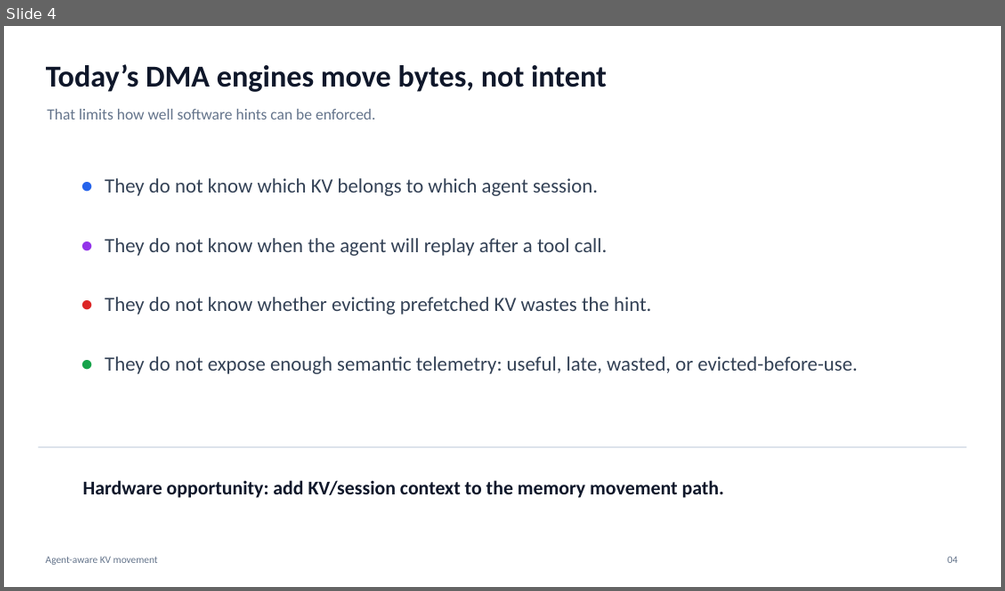
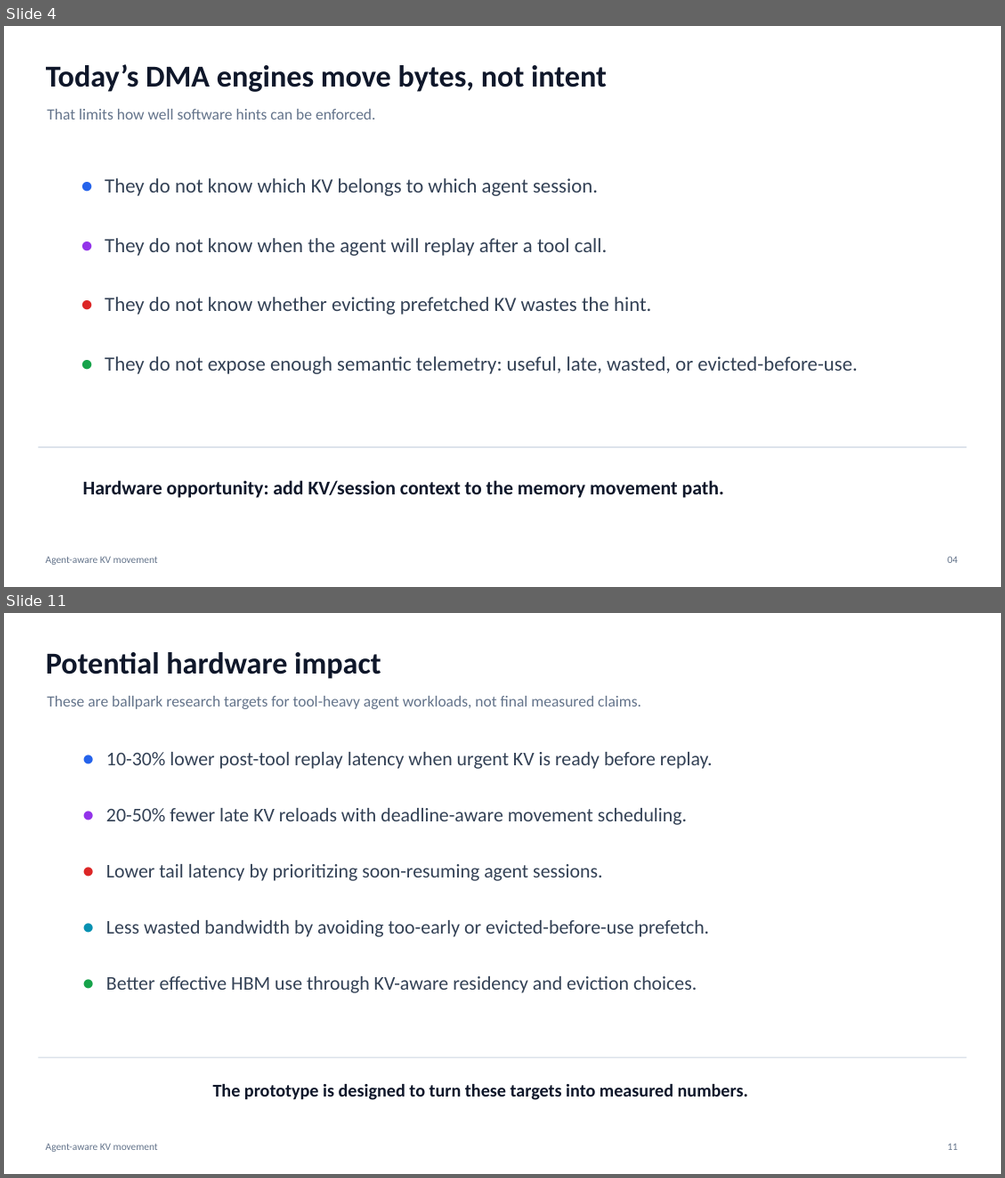
Before and after one commit to the308official-afk/agentic-hardware, a slide deck: sglang_direct_kv/artifacts/slides/agent_aware_kv_movement_manager_deck.pptx. Shown one above the other, each under a label of ours: slide 4 before the commit, slides 4 and 11 after it; the slides between them are not shown. The pictures are 1005x591 and 1005x1178 pixels, drawn with LibreOffice and Linux fonts; fonts in the diff are those of the drawing. Boxes give left, top, right and bottom in pixels: in the first picture for what was removed or moved away, otherwise in the second. Text is boxed around its words. In the diff, an @@ line names an element or a change of style, - is before the commit and + after.

Commit message:
Polish manager deck with impact slide

```diff
--- a/sglang_direct_kv/artifacts/slides/agent_aware_kv_movement_manager_deck.pptx
+++ b/sglang_direct_kv/artifacts/slides/agent_aware_kv_movement_manager_deck.pptx
@@ slide 11 added at [4, 613, 1001, 1174], background #FFFFFF @@
@@ text added at [46, 652, 380, 679], 29.2 pt, text #0F172A, bold @@
+Potential hardware impact
@@ text added at [47, 696, 641, 709], 15 pt, text #64748B @@
+These are ballpark research targets for tool-heavy agent workloads, not final measured claims.
@@ text added at [76, 741, 91, 765], 20.2 pt, text #2563EB, bold @@
+•
@@ text added at [106, 752, 712, 769], 18.8 pt, text #334155 @@
+10-30% lower post-tool replay latency when urgent KV is ready before replay.
@@ text added at [76, 797, 91, 821], 20.2 pt, text #9333EA, bold @@
+•
@@ text added at [106, 808, 687, 825], 18.8 pt, text #334155 @@
+20-50% fewer late KV reloads with deadline-aware movement scheduling.
@@ text added at [76, 853, 91, 877], 20.2 pt, text #DC2626, bold @@
+•
@@ text added at [106, 864, 603, 881], 18.8 pt, text #334155 @@
+Lower tail latency by prioritizing soon-resuming agent sessions.
@@ text added at [76, 909, 91, 933], 20.2 pt, text #0891B2, bold @@
+•
@@ text added at [106, 920, 710, 937], 18.8 pt, text #334155 @@
+Less wasted bandwidth by avoiding too-early or evicted-before-use prefetch.
@@ text added at [76, 965, 91, 989], 20.2 pt, text #16A34A, bold @@
+•
@@ text added at [106, 976, 696, 993], 18.8 pt, text #334155 @@
+Better effective HBM use through KV-aware residency and eviction choices.
@@ rectangle added at [39, 1057, 967, 1058], fill #CBD5E1 @@
@@ text added at [213, 1084, 748, 1100], 17.2 pt, text #0F172A, bold @@
+The prototype is designed to turn these targets into measured numbers.
@@ text added at [46, 1143, 158, 1151], 9.8 pt, text #64748B @@
+Agent-aware KV movement
@@ text added at [947, 1143, 958, 1150], 9.8 pt, text #64748B @@
+11
```
Also in this commit, not shown: 9 slides changed, 3 other files.
